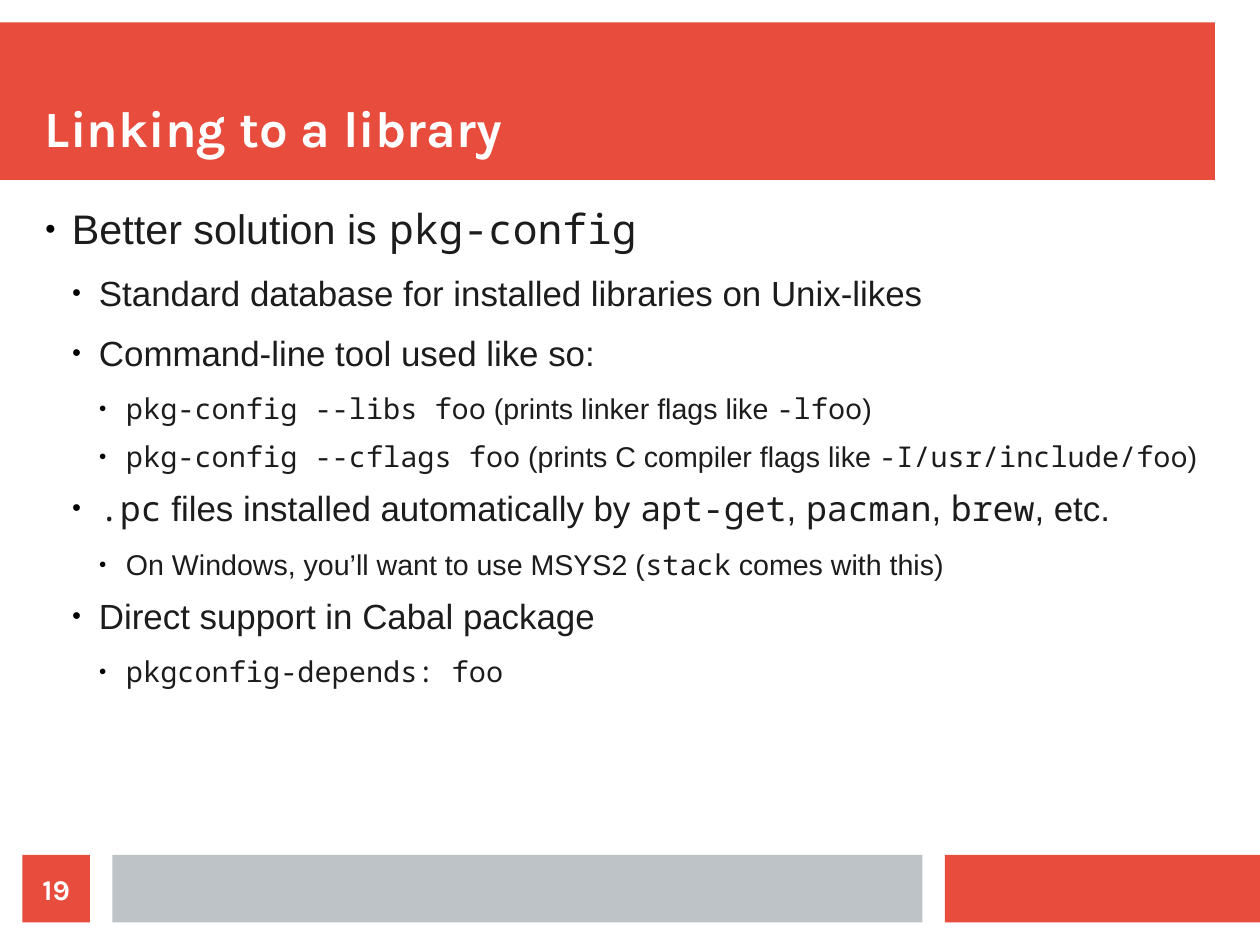
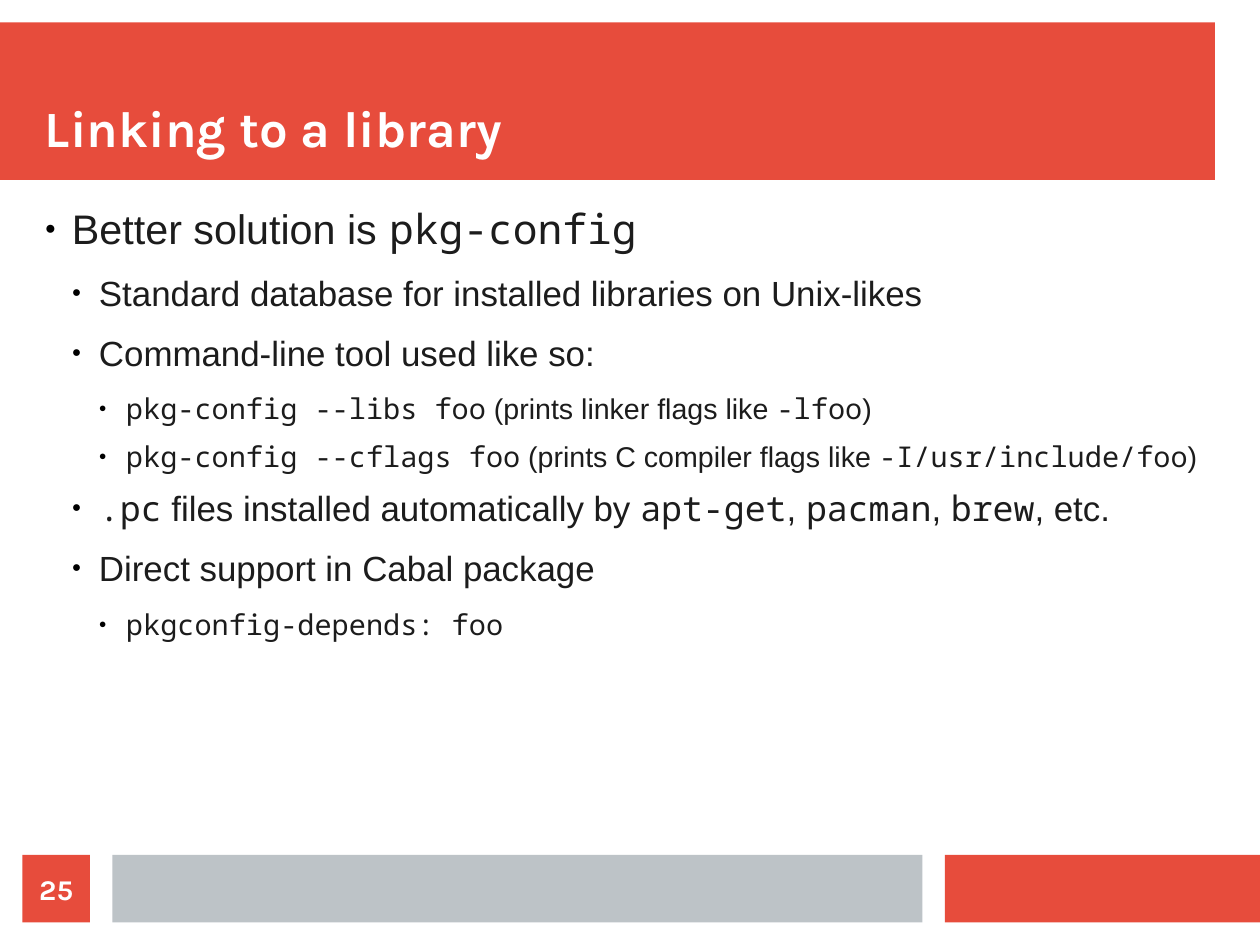
Before and after one commit to mtolly/haskell-c-talk, a slide deck: slide 25 of presentation.odp (slide 19 before the commit). Drawn at 1260x945 pixels with LibreOffice and Linux fonts; fonts in the diff are those of the drawing. Boxes give left, top, right and bottom in pixels: in the first picture for what was removed or moved away, otherwise in the second. Text is boxed around its words. In the diff, an @@ line names an element or a change of style, - is before the commit and + after.

```diff
--- a/presentation.odp
+++ b/presentation.odp
@@ text at [126,553,944,580]: paragraph removed @@
-    ● On Windows, you’ll want to use MSYS2 (stack comes with this)
@@ page number at [39,881,73,901]: text changed @@
-19
+25
```
Also in this commit, not shown: 1 other slide changed, 6 slides added, 6 other files.
